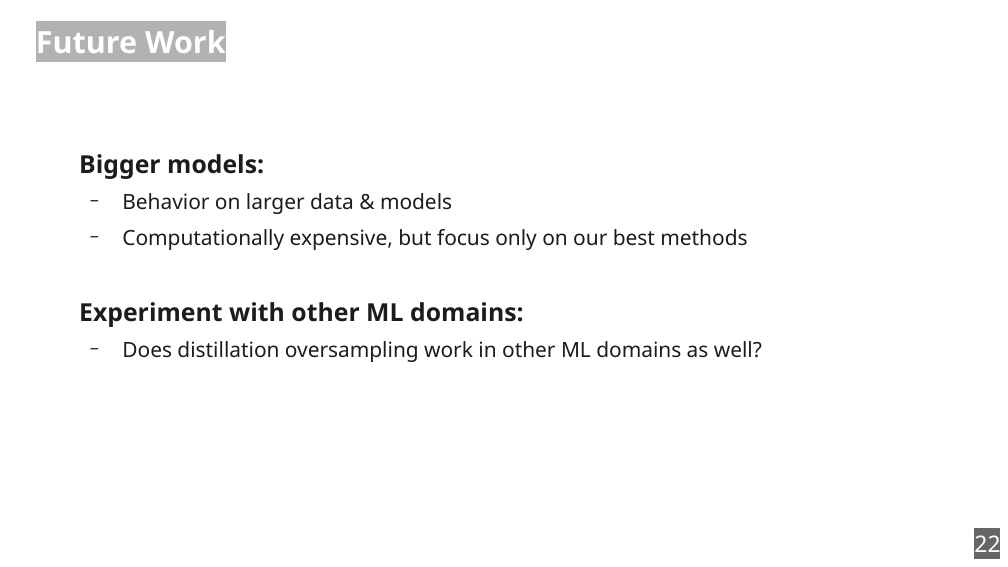
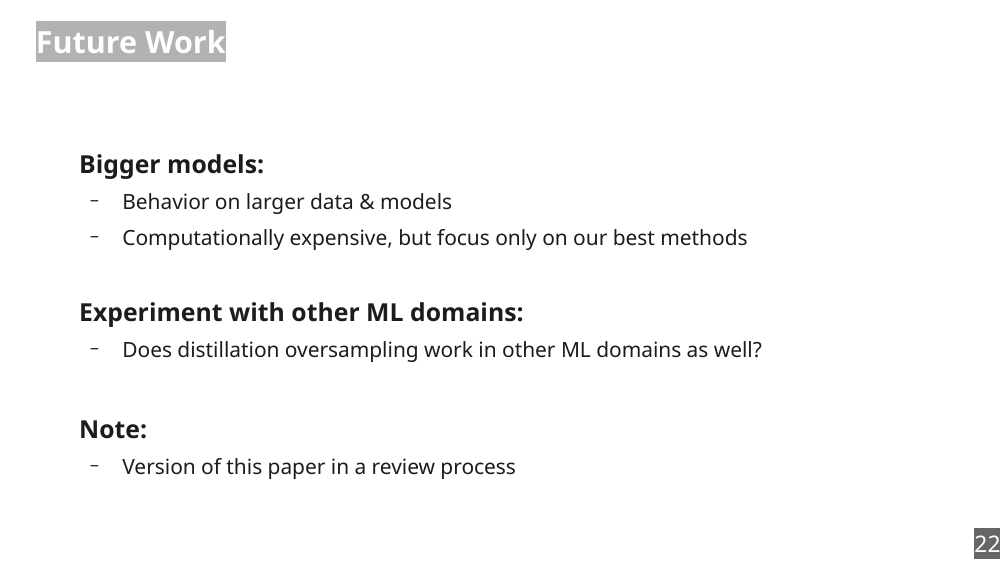
Before and after one commit to zouharvi/reference-mt-distill, a slide deck: slide 22 of meta/final_presentation.odp. Drawn at 1008x567 pixels with LibreOffice and Linux fonts; fonts in the diff are those of the drawing. Boxes give left, top, right and bottom in pixels: in the first picture for what was removed or moved away, otherwise in the second. Text is boxed around its words. In the diff, an @@ line names an element or a change of style, - is before the commit and + after.

Commit message:
second pass review

```diff
--- a/meta/final_presentation.odp
+++ b/meta/final_presentation.odp
@@ text at <box>79,420,516,479</box>: paragraphs added @@
+Note:
+  − Version of this paper in a review process
```
Also in this commit, not shown: 13 other slides changed.
